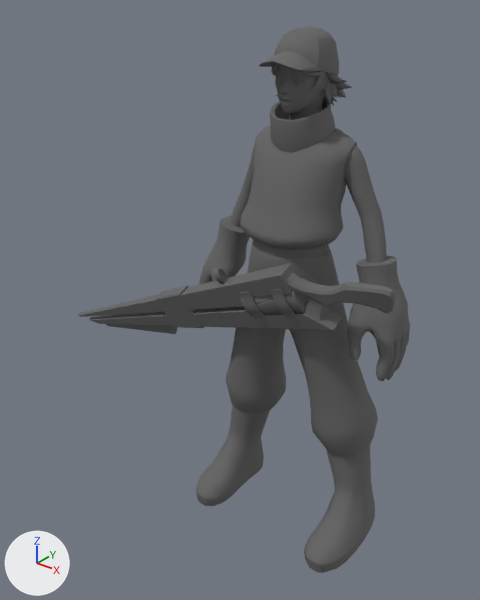
The COLLADA model models/ANIM_Sync_Death.dae: old version first, new version second.
Before and after are seen from a 50 mm lens placed at (1.062, -1.596, 1.786), pointed at (-0.205, -0.012, 0.804). Every picture has the same lights, and +X, +Y and +Z are marked at lower left. Where no turn or scale is listed for an object, it has been applied to the vertices.

The scene before the commit, as lines of its bpy script (objects in view):
```python
me_gunmesh = bpy.data.meshes.new('GunMesh')
me_gunmesh.from_pydata(...)  # 824 vertices, 1458 faces; spans x -0.951..0.438, y -0.495..-0.372, z 0.713..1.251
me_gunmesh.materials.append(mat_pasted__lambert5)  # dark grey #666666
me_sm_syncmesh = bpy.data.meshes.new('SM_SyncMesh')
me_sm_syncmesh.from_pydata(...)  # 3895 vertices, 7575 faces; spans x -0.38..0.38, y -0.19..0.19, z 0.0..1.67
me_sm_syncmesh.materials.append(mat_lambert3)  # dark grey #666666
ob_gun = bpy.data.objects.new('Gun', me_gunmesh)
ob_gun.location = (-0.024, 0.287, -0.176)
ob_sm_sync = bpy.data.objects.new('SM_Sync', me_sm_syncmesh)
ob_sm_sync.location = (0.0, 0.0, 0.0)
```
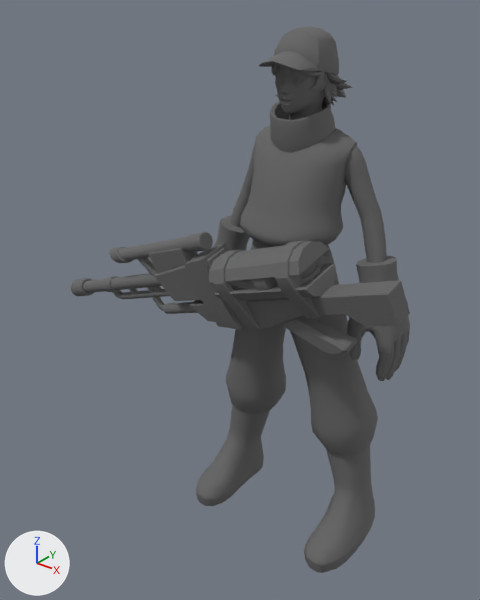
Pixel boxes (x1, y1, x2, y2) of what changed, in the pictures (480 x 600 px):
'Gun_Combined', added: after (71, 232, 410, 355)
'Gun', deleted: before (78, 263, 395, 334)

What changed in the scene script:
```text
Add me_gun_combinedmesh:
    me_gun_combinedmesh.from_pydata(...)  # 1184 vertices, 2006 faces; spans x -0.909..0.569, y -0.337..-0.098, z 0.694..1.246
    me_gun_combinedmesh.materials.append(mat_pasted__lambert5)  # dark grey #666666
Remove ob_gun:
    ob_gun = bpy.data.objects.new('Gun', me_gunmesh)
    ob_gun.location = (-0.024, 0.287, -0.176)
Add ob_gun_combined:
    ob_gun_combined = bpy.data.objects.new('Gun_Combined', me_gun_combinedmesh)
    ob_gun_combined.location = (-0.103, 0.054, -0.082)
```
